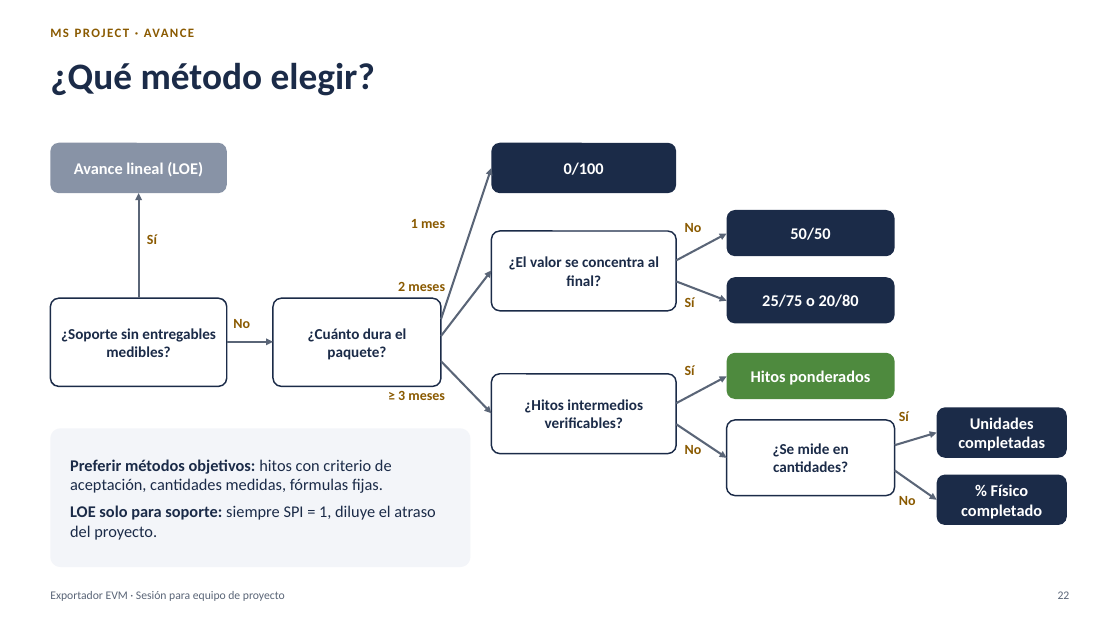
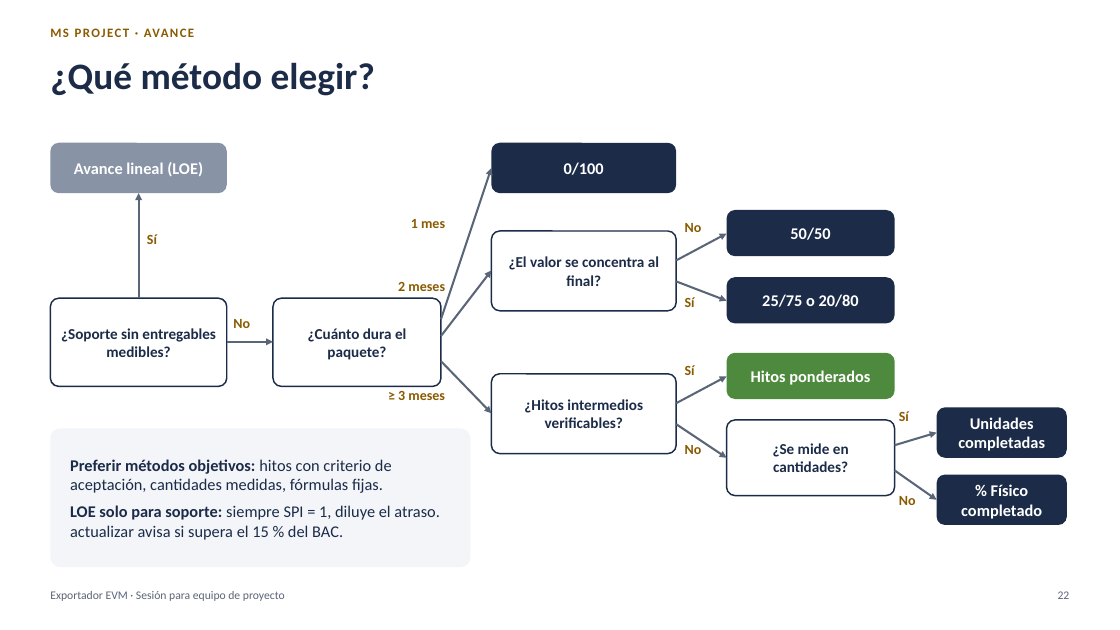
Before and after one commit to MarceloSalazar/evm-automation, a slide deck: slide 22 of docs/presentacion-jefes-de-proyecto.pptx. Drawn at 1120x630 pixels with LibreOffice and Linux fonts; fonts in the diff are those of the drawing. Boxes give left, top, right and bottom in pixels: in the first picture for what was removed or moved away, otherwise in the second. Text is boxed around its words. In the diff, an @@ line names an element or a change of style, - is before the commit and + after.

```diff
--- a/docs/presentacion-jefes-de-proyecto.pptx
+++ b/docs/presentacion-jefes-de-proyecto.pptx
@@ text in rounded rectangle at <box>70,505,439,540</box>: text changed @@
-LOE solo para soporte: siempre SPI = 1, diluye el atraso del proyecto.
+LOE solo para soporte: siempre SPI = 1, diluye el atraso. actualizar avisa si supera el 15 % del BAC.
```
Also in this commit, not shown: 5 other slides changed, 1 slide added, 11 other files.
